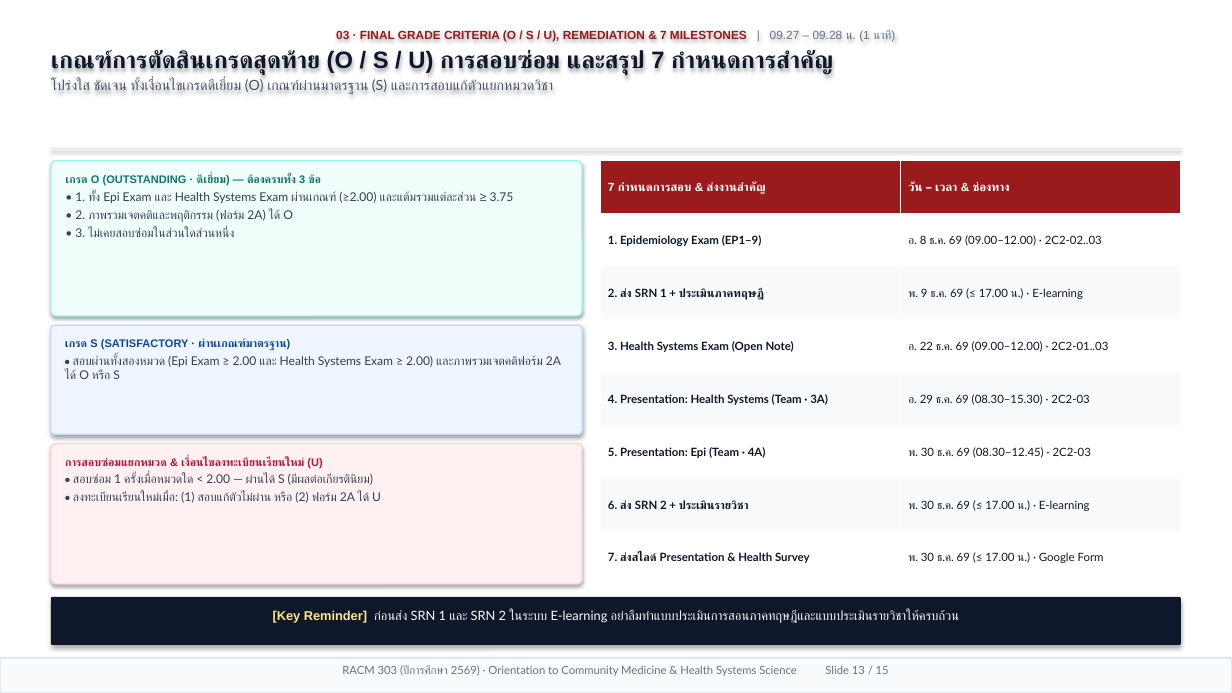
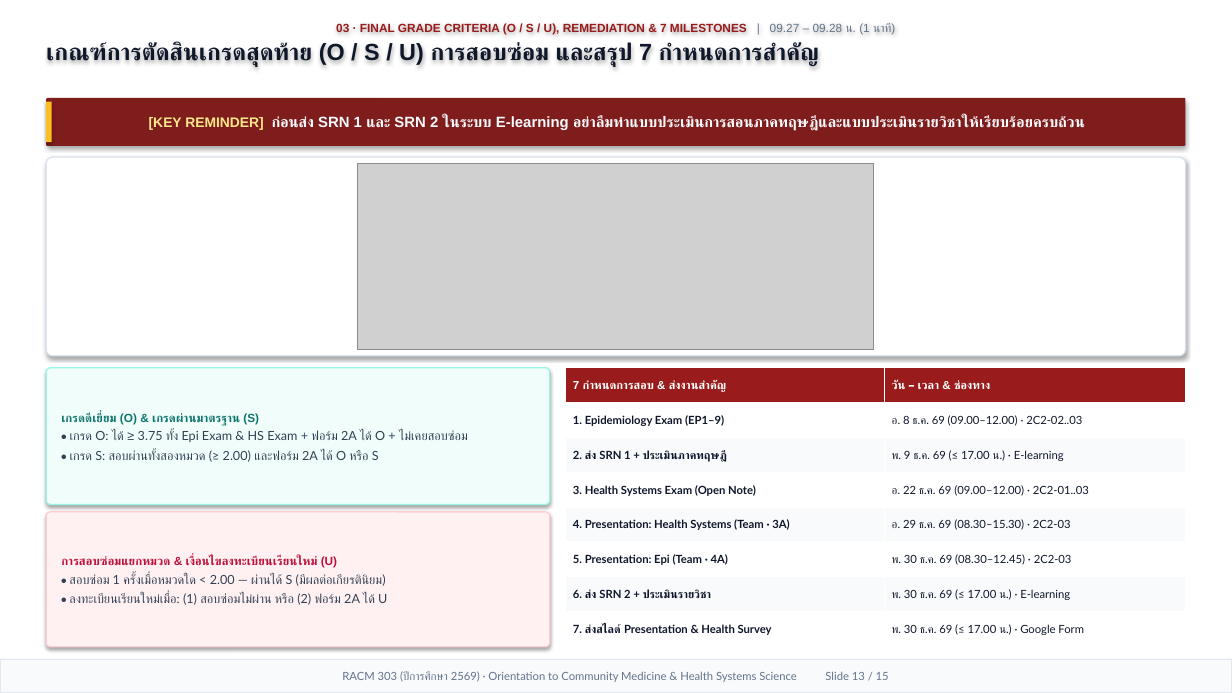
Before and after one commit to smartwoo/racm303-2569-faculty-member, a slide deck: slide 13 of exports/pptx/RACM303_2569_Orientation_Slides.pptx. Drawn at 1232x693 pixels with LibreOffice and Linux fonts; fonts in the diff are those of the drawing; grey boxes stand for pictures. Boxes give left, top, right and bottom in pixels: in the first picture for what was removed or moved away, otherwise in the second. Text is boxed around its words. In the diff, an @@ line names an element or a change of style, - is before the commit and + after.

Commit message:
feat(orientation): upgrade all 15 slides with top key-message banners, full-space Nano Banana visuals, optimized typography & Apple Keynote motion

```diff
--- a/exports/pptx/RACM303_2569_Orientation_Slides.pptx
+++ b/exports/pptx/RACM303_2569_Orientation_Slides.pptx
@@ text "03 · FINAL GRADE CRITERIA ...": place and size @@
-text "03 · FINAL GRADE CRITERIA ..." at [51,30,895,94]
+text "03 · FINAL GRADE CRITERIA ..." at [46,22,895,67]
@@ text "03 · FINAL GRADE CRITERIA ..." at [46,22,895,67]: size 18.5 to 18.2 pt in "เกณฑ์การตัดสินเกรดสุดท้าย (O / S / U) การสอบซ่อม ..."; less space between paragraphs @@
@@ text at [51,79,553,94]: paragraph removed @@
-โปร่งใส ชัดเจน ทั้งเงื่อนไขเกรดดีเยี่ยม (O) เกณฑ์ผ่านมาตรฐาน (S) และการสอบแก้ตัวแยกหมวดวิชา
@@ rounded rectangle "[KEY REMINDER] ก่อนส่ง SRN 1 ...": place and size @@
-rounded rectangle "[KEY REMINDER] ก่อนส่ง SRN 1 ..." at [51,597,1181,645]
+rounded rectangle "[KEY REMINDER] ก่อนส่ง SRN 1 ..." at [46,98,1186,146]
@@ rounded rectangle "[KEY REMINDER] ก่อนส่ง SRN 1 ..." at [46,98,1186,146]: vertical alignment top to middle; fill #0F172A to #7F1D1D; proportions changed @@
@@ rectangle added at [46,102,52,142], fill #FBBF24 @@
@@ text in rounded rectangle at [149,116,1085,131]: text changed; size 10 to 11.6 pt; font Lato to Arial; bold on @@
-[Key Reminder] ก่อนส่ง SRN 1 และ SRN 2 ในระบบ E-learning อย่าลืมทำแบบประเมินการสอนภาคทฤษฎีและแบบประเมินรายวิชาให้ครบถ้วน
+[KEY REMINDER] ก่อนส่ง SRN 1 และ SRN 2 ในระบบ E-learning อย่าลืมทำแบบประเมินการสอนภาคทฤษฎีและแบบประเมินรายวิชาให้เรียบร้อยครบถ้วน
@@ rectangle removed at [51,148,1181,149] @@
@@ rounded rectangle added at [46,157,1186,356], fill #FFFFFF, outline #DBE3EE 1 pt @@
@@ rounded rectangle removed at [51,161,582,316] @@
-เกรด O (OUTSTANDING · ดีเยี่ยม) — ต้องครบทั้ง 3 ข้อ
-• 1. ทั้ง Epi Exam และ Health Systems Exam ผ่านเกณฑ์ (≥2.00) และแต้มรวมแต่ละส่วน ≥ 3.75
-• 2. ภาพรวมเจตคติและพฤติกรรม (ฟอร์ม 2A) ได้ O
-• 3. ไม่เคยสอบซ่อมในส่วนใดส่วนหนึ่ง
@@ picture added at [358,164,873,349] @@
@@ rounded rectangle "เกรดดีเยี่ยม (O) & เกรดผ่านมาตรฐาน (S)": place and size @@
-rounded rectangle "เกรดดีเยี่ยม (O) & เกรดผ่านมาตรฐาน (S)" at [51,325,582,434]
+rounded rectangle "เกรดดีเยี่ยม (O) & เกรดผ่านมาตรฐาน (S)" at [46,368,550,505]
@@ rounded rectangle "เกรดดีเยี่ยม (O) & เกรดผ่านมาตรฐาน (S)" at [46,368,550,505]: vertical alignment top to middle; fill #F0F6FF to #F0FDFA; outline #BFDBFE 1 pt to #99F6E4 1 pt; proportions changed @@
@@ table at [566,368,1186,647] @@
@@ size 9.2 to 9 pt in "7 กำหนดการสอบ & ส่งงานสำคัญ", "วัน – เวลา & ช่องทาง" @@
@@ size 8.9 to 8.8 pt @@
@@ table: place and size @@
-table at [601,161,1181,584]
+table at [566,368,1186,647]
@@ text in rounded rectangle at [61,412,468,462]: text changed; size 9.4 to 9.8 pt @@
-เกรด S (SATISFACTORY · ผ่านเกณฑ์มาตรฐาน)
-• สอบผ่านทั้งสองหมวด (Epi Exam ≥ 2.00 และ Health Systems Exam ≥ 2.00) และภาพรวมเจตคติฟอร์ม 2A ได้ O หรือ S
+เกรดดีเยี่ยม (O) & เกรดผ่านมาตรฐาน (S)
+• เกรด O: ได้ ≥ 3.75 ทั้ง Epi Exam & HS Exam + ฟอร์ม 2A ได้ O + ไม่เคยสอบซ่อม
+• เกรด S: สอบผ่านทั้งสองหมวด (≥ 2.00) และฟอร์ม 2A ได้ O หรือ S
@@ rounded rectangle "การสอบซ่อมแยกหมวด & เงื่อนไขลงทะเบียนเรียนใหม่ (U)": place and size @@
-rounded rectangle "การสอบซ่อมแยกหมวด & เงื่อนไขลงทะเบียนเรียนใหม่ (U)" at [51,444,582,584]
+rounded rectangle "การสอบซ่อมแยกหมวด & เงื่อนไขลงทะเบียนเรียนใหม่ (U)" at [46,512,550,647]
@@ rounded rectangle "การสอบซ่อมแยกหมวด & เงื่อนไขลงทะเบียนเรียนใหม่ (U)" at [46,512,550,647]: vertical alignment top to middle; proportions changed @@
@@ text in rounded rectangle at [61,556,386,586]: size 8.6 to 9.2 pt in "การสอบซ่อมแยกหมวด & เงื่อนไขลงทะเบียนเรียนใหม่ (U)"; size 9.4 to 9.8 pt in "• สอบซ่อม 1 ครั้งเมื่อหมวดใด < 2.00 — ..." @@
@@ text in rounded rectangle at [69,593,387,605]: text changed; size 9.4 to 9.8 pt @@
-• ลงทะเบียนเรียนใหม่เมื่อ: (1) สอบแก้ตัวไม่ผ่าน หรือ (2) ฟอร์ม 2A ได้ U
+• ลงทะเบียนเรียนใหม่เมื่อ: (1) สอบซ่อมไม่ผ่าน หรือ (2) ฟอร์ม 2A ได้ U
@@ rectangle "RACM 303 (ปีการศึกษา 2569) · ..." at [0,660,1232,693]: vertical alignment top to middle @@
```
Also in this commit, not shown: 14 other slides changed, 20 other files.
